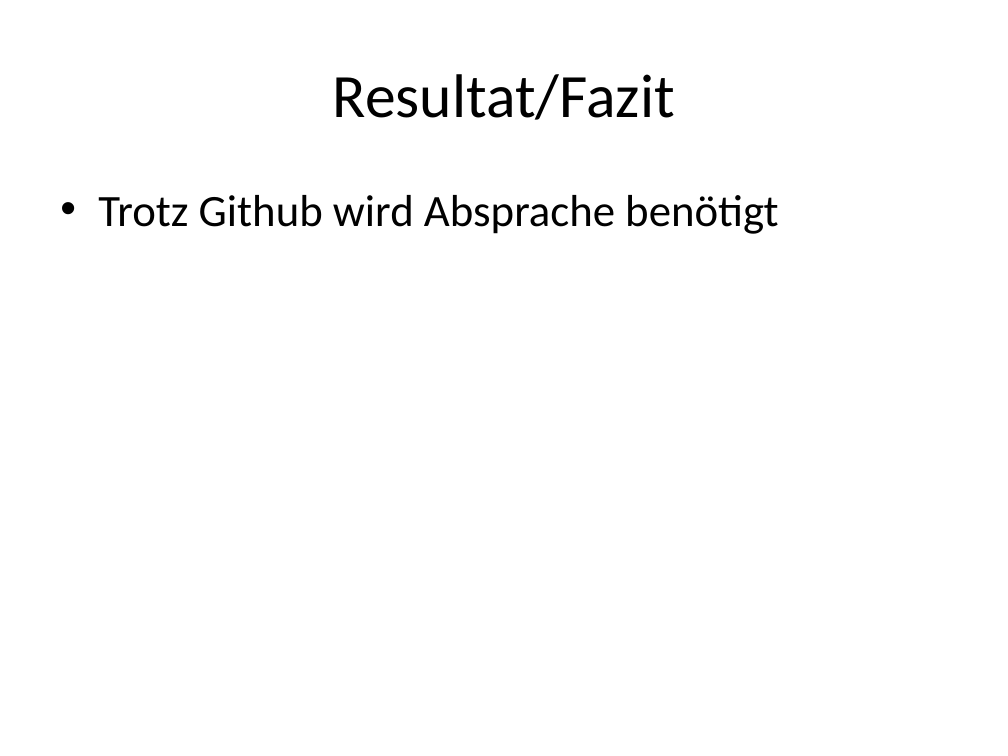
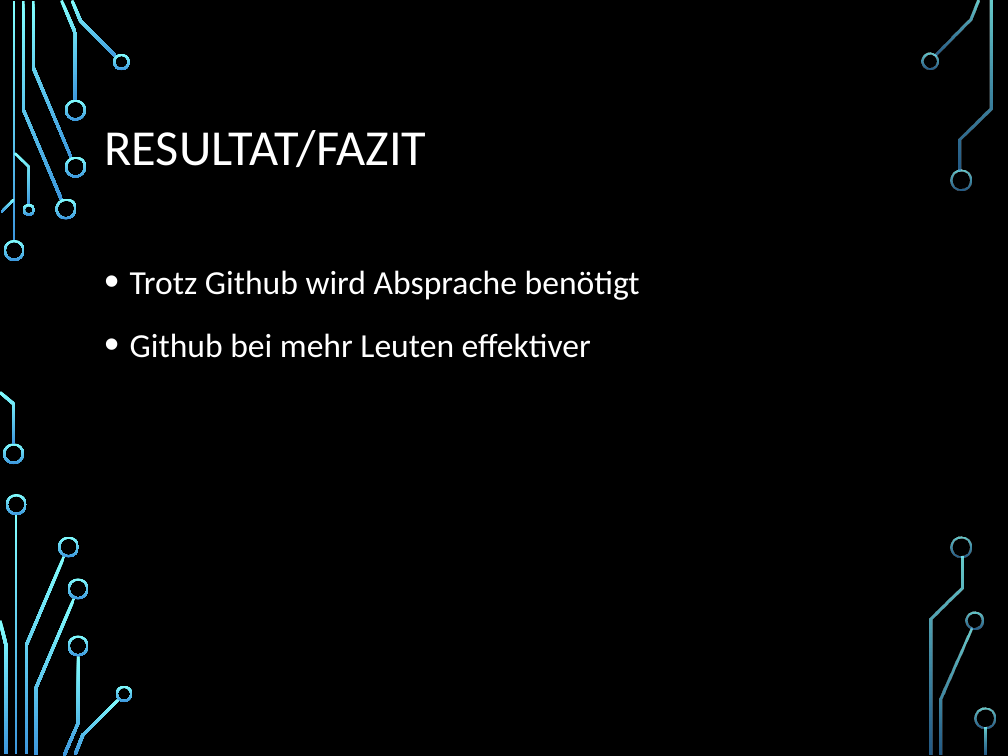
Before and after one commit to SanctumDesert/ZitateSammler, a slide deck: slide 15 of Zitatesammlung.pptx. Drawn at 1008x756 pixels with LibreOffice and Linux fonts; fonts in the diff are those of the drawing; background and template pictures are left out. Boxes give left, top, right and bottom in pixels: in the first picture for what was removed or moved away, otherwise in the second. Text is boxed around its words. In the diff, an @@ line names an element or a change of style, - is before the commit and + after.

```diff
--- a/Zitatesammlung.pptx
+++ b/Zitatesammlung.pptx
@@ background #FFFFFF to picture (left out) @@
@@ title at [104,130,426,167]: text changed; size 44 to 36 pt; text colour #000000 to #FFFFFF @@
-Resultat/Fazit
+RESULTAT/FAZIT
@@ text "Trotz Github wird Absprache benötigt": place and size @@
-text "Trotz Github wird Absprache benötigt" at [98,195,778,234]
+text "Trotz Github wird Absprache benötigt" at [130,270,640,358]
@@ text at [130,270,640,300]: size 32 to 24 pt, text colour #000000 to #FFFFFF in "Trotz Github wird Absprache benötigt"; indent changed; line spacing 1 to 1.2; more space between paragraphs @@
@@ text at [130,333,591,358]: paragraph added @@
+• Github bei mehr Leuten effektiver
@@ group added at [0,0,995,756]: 33 freeform shapes, 3 rectangles @@
```
Also in this commit, not shown: 16 other slides changed, 2 slides added, 14 other files.
